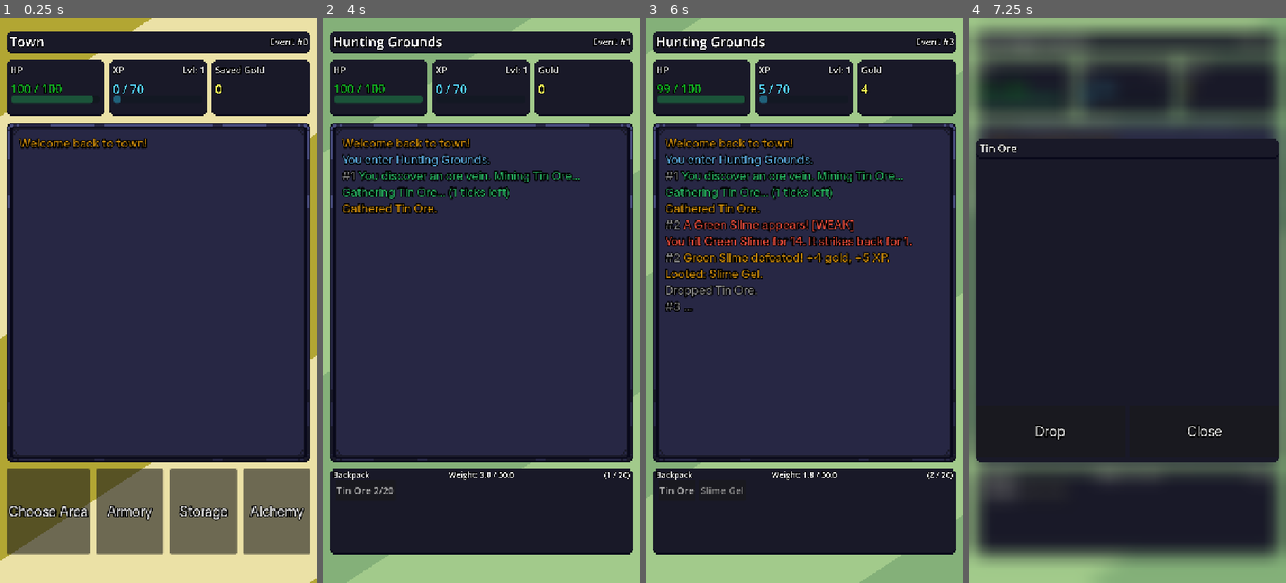
Above: before the commit, frames 1-4 (left to right).
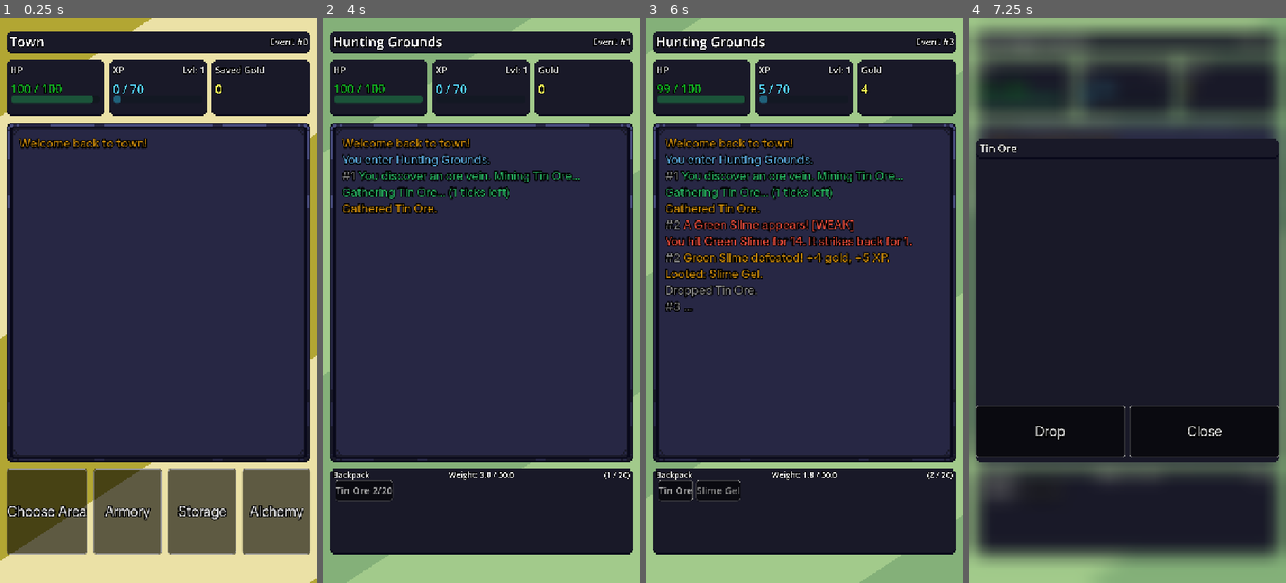
Above: after the commit, the same moments.

Repository: Nano95/project_RUNES
Game: Godot game, scene res://Scenes/Main.tscn
The game is run twice, just before and just after one commit, with the same random seed, the same clock (stepped at 60 frames per second) and the same inputs.
Inputs (mouse positions are in pixels of both pictures, inside the frame that each line leads up to):
- Up to frame 1 (0.25 s): no input
- Up to frame 2 (4 s): click "Choose Area" at 0.5 s; click "Hunting Grounds" at 1.25 s; move the mouse to (551, 272) at 2.02 s; click (551, 272) at 2.17 s; drag from (418, 328) to (465, 413) at 2.77 s; move the mouse to (513, 176) at 3.52 s; click (513, 176) at 3.67 s
- Up to frame 3 (6 s): click "Tin Ore 2/20" at 4.25 s; click "Slime Gel" at 5 s; click "Drop" at 5.75 s
- Up to frame 4 (7.25 s): click "Tin Ore" at 6.5 s

The runs differ from the first frame. In frame 1, 2.1% of the frame differs, in the area x 2-98%, y 79-95%; in frame 2, 0.2%; in frame 3, 0.3%; in frame 4, less than 0.1%.

Commit message:
new buttons theme

Diff:
--- /dev/null
+++ b/Resources/Themes/ButtonTheme1.tres
@@ -0,0 +1,18 @@
+[gd_resource type="Theme" format=3 uid="uid://3dmu3g4p1u1e"]
+
+[sub_resource type="StyleBoxFlat" id="StyleBoxFlat_0mios"]
+bg_color = Color(0.6, 0.6, 0.6, 0)
+border_width_left = 1
+border_width_top = 1
+border_width_right = 1
+border_width_bottom = 1
+border_color = Color(0.6015625, 0.6015625, 0.6015625, 1)
+corner_radius_top_left = 6
+corner_radius_top_right = 6
+corner_radius_bottom_right = 6
+corner_radius_bottom_left = 6
+corner_detail = 6
+shadow_size = 1
+
+[resource]
+Button/styles/normal = SubResource("StyleBoxFlat_0mios")
--- a/Scenes/MainController.tscn
+++ b/Scenes/MainController.tscn
@@ -22,6 +22,7 @@
 [ext_resource type="Script" uid="uid://cbfawhw0v20ea" path="res://Scripts/MonsterBattleOverlay.gd" id="13_vlrs7"]
 [ext_resource type="Script" uid="uid://buhguegqkcr4k" path="res://Scripts/GatherSystem.gd" id="14_6iwwj"]
 [ext_resource type="Script" uid="uid://dweasp2efehkt" path="res://Scripts/EquipmentModal.gd" id="16_ds30n"]
+[ext_resource type="Theme" uid="uid://3dmu3g4p1u1e" path="res://Resources/Themes/ButtonTheme1.tres" id="17_g72ry"]
 [ext_resource type="Script" uid="uid://cbw7r5lrmqf02" path="res://Scripts/ChestSystem.gd" id="20_7kxyy"]
 [ext_resource type="Script" uid="uid://b37mlyqlp46f3" path="res://Scripts/LevelSystem.gd" id="22_3jiro"]
 [ext_resource type="Script" uid="uid://lweo3k4xtgxj" path="res://Scripts/BrewSystem.gd" id="24_i0mvu"]
@@ -611,6 +612,7 @@
 [node name="ChooseAreaBtn" type="Button" parent="UIController/MarginContainer/VBoxContainer/MainActionRow" unique_id=793530980]
 layout_mode = 2
 size_flags_horizontal = 3
+theme = ExtResource("17_g72ry")
 theme_override_constants/outline_size = 10
 theme_override_fonts/font = ExtResource("3_dajxx")
 theme_override_font_sizes/font_size = 32
@@ -619,6 +621,7 @@
 [node name="ArmoryBtn" type="Button" parent="UIController/MarginContainer/VBoxContainer/MainActionRow" unique_id=198991235]
 layout_mode = 2
 size_flags_horizontal = 3
+theme = ExtResource("17_g72ry")
 theme_override_constants/outline_size = 10
 theme_override_fonts/font = ExtResource("3_dajxx")
 theme_override_font_sizes/font_size = 32
@@ -627,6 +630,7 @@
 [node name="StorageBtn" type="Button" parent="UIController/MarginContainer/VBoxContainer/MainActionRow" unique_id=120215516]
 layout_mode = 2
 size_flags_horizontal = 3
+theme = ExtResource("17_g72ry")
 theme_override_constants/outline_size = 10
 theme_override_fonts/font = ExtResource("3_dajxx")
 theme_override_font_sizes/font_size = 32
@@ -635,6 +639,7 @@
 [node name="AlchemyBtn" type="Button" parent="UIController/MarginContainer/VBoxContainer/MainActionRow" unique_id=954765678]
 layout_mode = 2
 size_flags_horizontal = 3
+theme = ExtResource("17_g72ry")
 theme_override_constants/outline_size = 10
 theme_override_fonts/font = ExtResource("3_dajxx")
 theme_override_font_sizes/font_size = 32
@@ -1458,6 +1463,7 @@
 text = "Close"
 
 [node name="EquipmentModal" type="ColorRect" parent="UIController" unique_id=195611784 node_paths=PackedStringArray("to …(379 unchanged characters)…
+visible = false
 material = SubResource("ShaderMaterial_ds30n")
 layout_mode = 1
 anchors_preset = 15
@@ -1600,6 +1606,7 @@
 size_flags_horizontal = 3
 size_flags_vertical = 3
 size_flags_stretch_ratio = 1.5
+theme = ExtResource("17_g72ry")
 theme_override_constants/outline_size = 10
 theme_override_fonts/font = ExtResource("3_dajxx")
 theme_override_font_sizes/font_size = 32
@@ -1623,6 +1630,7 @@
 size_flags_horizontal = 3
 size_flags_vertical = 3
 size_flags_stretch_ratio = 1.5
+theme = ExtResource("17_g72ry")
 theme_override_constants/outline_size = 10
 theme_override_fonts/font = ExtResource("3_dajxx")
 theme_override_font_sizes/font_size = 32
@@ -1646,6 +1654,7 @@
 size_flags_horizontal = 3
 size_flags_vertical = 3
 size_flags_stretch_ratio = 1.5
+theme = ExtResource("17_g72ry")
 theme_override_constants/outline_size = 10
 theme_override_fonts/font = ExtResource("3_dajxx")
 theme_override_font_sizes/font_size = 32
@@ -1669,6 +1678,7 @@
 size_flags_horizontal = 3
 size_flags_vertical = 3
 size_flags_stretch_ratio = 1.5
+theme = ExtResource("17_g72ry")
 theme_override_constants/outline_size = 10
 theme_override_fonts/font = ExtResource("3_dajxx")
 theme_override_font_sizes/font_size = 32
@@ -1692,6 +1702,7 @@
 size_flags_horizontal = 3
 size_flags_vertical = 3
 size_flags_stretch_ratio = 1.5
+theme = ExtResource("17_g72ry")
 theme_override_constants/outline_size = 10
 theme_override_fonts/font = ExtResource("3_dajxx")
 theme_override_font_sizes/font_size = 32
@@ -1715,6 +1726,7 @@
 size_flags_horizontal = 3
 size_flags_vertical = 3
 size_flags_stretch_ratio = 1.5
+theme = ExtResource("17_g72ry")
 theme_override_constants/outline_size = 10
 theme_override_fonts/font = ExtResource("3_dajxx")
 theme_override_font_sizes/font_size = 32
@@ -1738,6 +1750,7 @@
 size_flags_horizontal = 3
 size_flags_vertical = 3
 size_flags_stretch_ratio = 1.5
+theme = ExtResource("17_g72ry")
 theme_override_constants/outline_size = 10
 theme_override_fonts/font = ExtResource("3_dajxx")
 theme_override_font_sizes/font_size = 32
@@ -1761,6 +1774,7 @@
 size_flags_horizontal = 3
 size_flags_vertical = 3
 size_flags_stretch_ratio = 1.5
+theme = ExtResource("17_g72ry")
 theme_override_constants/outline_size = 10
 theme_override_fonts/font = ExtResource("3_dajxx")
 theme_override_font_sizes/font_size = 32
@@ -1940,6 +1954,7 @@
 size_flags_horizontal = 3
 size_flags_vertical = 3
 size_flags_stretch_ratio = 0.3
+theme = ExtResource("17_g72ry")
 theme_override_constants/outline_size = 10
 theme_override_fonts/font = ExtResource("3_dajxx")
 theme_override_font_sizes/font_size = 32
@@ -1950,6 +1965,7 @@
 size_flags_horizontal = 3
 size_flags_vertical = 3
 size_flags_stretch_ratio = 0.3
+theme = ExtResource("17_g72ry")
 theme_override_constants/outline_size = 10
 theme_override_fonts/font = ExtResource("3_dajxx")
 theme_override_font_sizes/font_size = 32
--- a/project.godot
+++ b/project.godot
@@ -54,6 +54,10 @@
 "res://Sprites/": "purple"
 }
 
+[gui]
+
+theme/custom="uid://3dmu3g4p1u1e"
+
 [input_devices]
 
 pointing/emulate_touch_from_mouse=true
